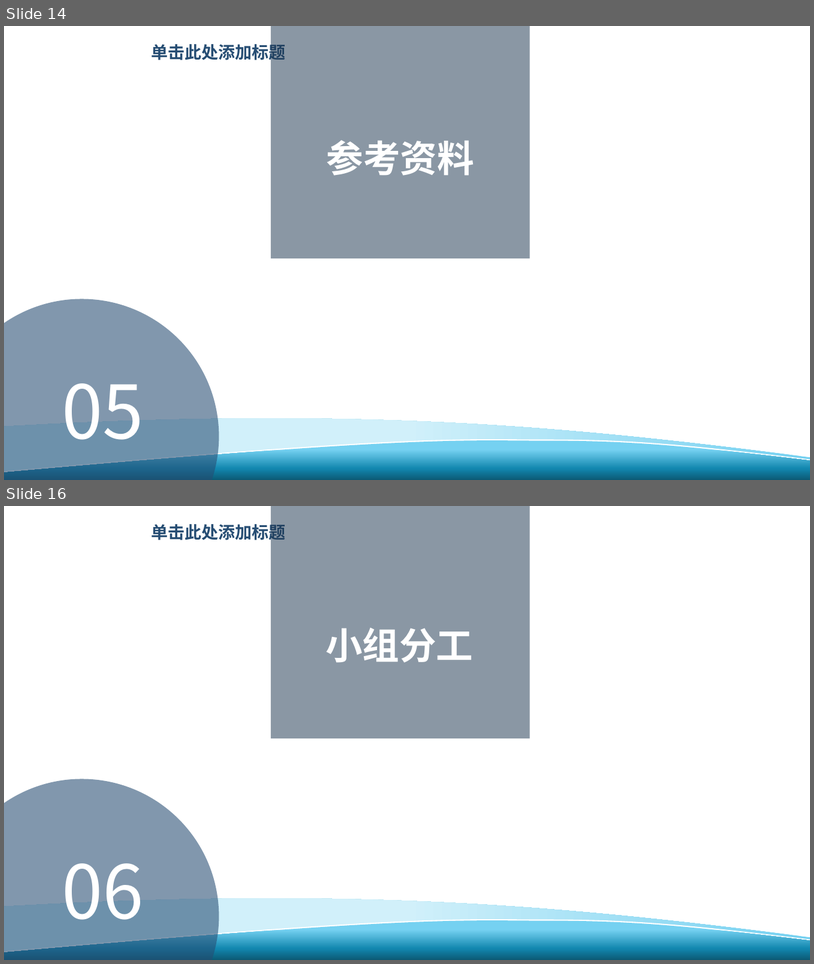
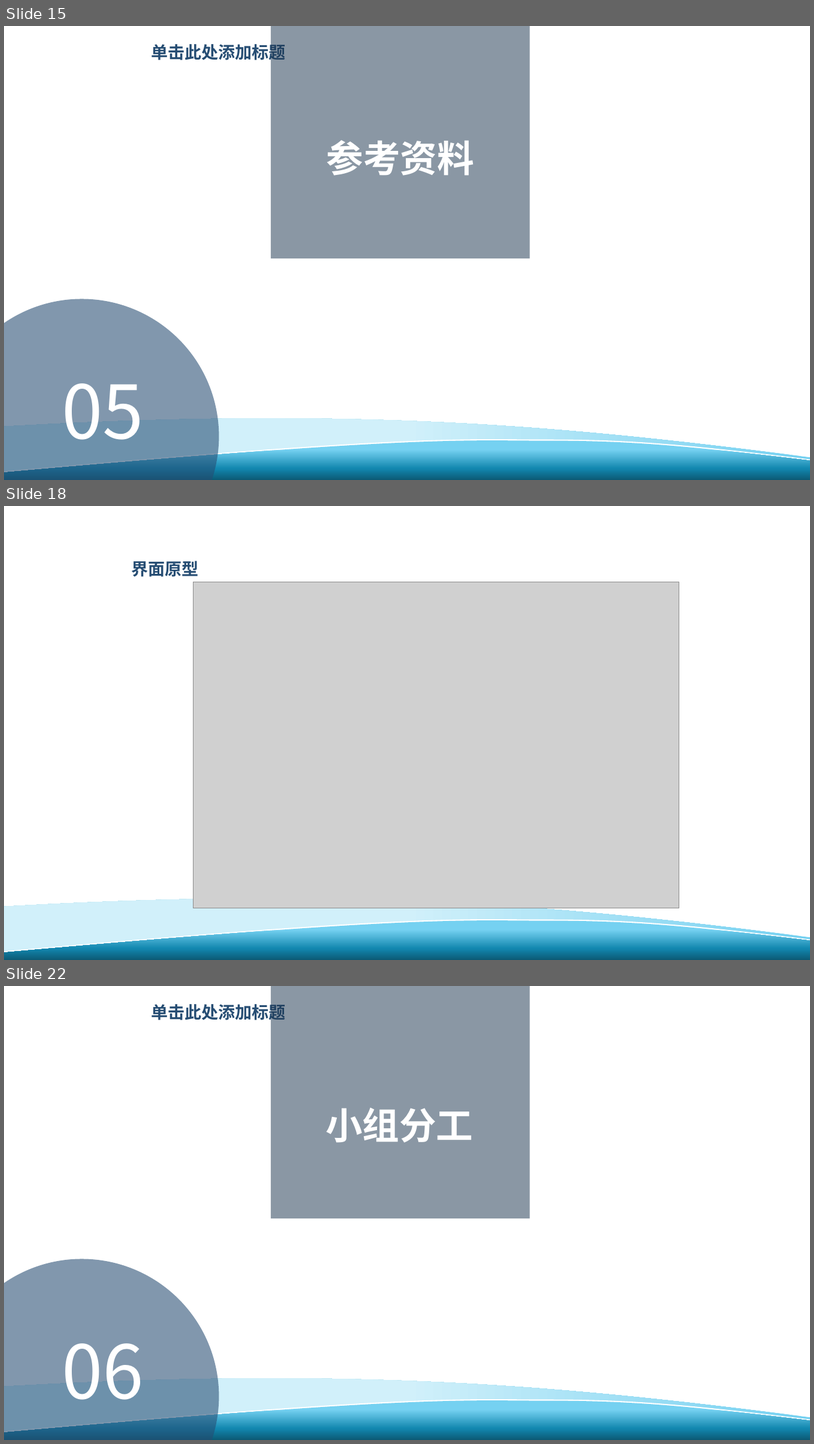
Before and after one commit to davejunction/MHWhelper, a slide deck: SE2019春-G24-SRS软件需求说明书.pptx. Shown one above the other, each under a label of ours: slides 14 and 16 before the commit, slides 15, 18 and 22 after it; the slides between them are not shown. The pictures are 814x964 and 814x1444 pixels, drawn with LibreOffice and Linux fonts; fonts in the diff are those of the drawing; grey boxes stand for pictures; background and template pictures are left out. Boxes give left, top, right and bottom in pixels: in the first picture for what was removed or moved away, otherwise in the second. Text is boxed around its words. In the diff, an @@ line names an element or a change of style, - is before the commit and + after.

```diff
--- a/SE2019春-G24-SRS软件需求说明书.pptx
+++ b/SE2019春-G24-SRS软件需求说明书.pptx
@@ slide 18 added at (4,506,810,960), background #FFFFFF; not listed: 3 template elements that a slide beside it also shows @@
@@ text added at (131,561,198,577), 20 pt, text #264C73, bold @@
+界面原型
@@ picture added at (194,582,680,907) @@
@@ what was slide 14 is now slide 15 @@
@@ what was slide 16 is now slide 22 @@
```
Also in this commit, not shown: 5 slides changed, 5 other slides added.
